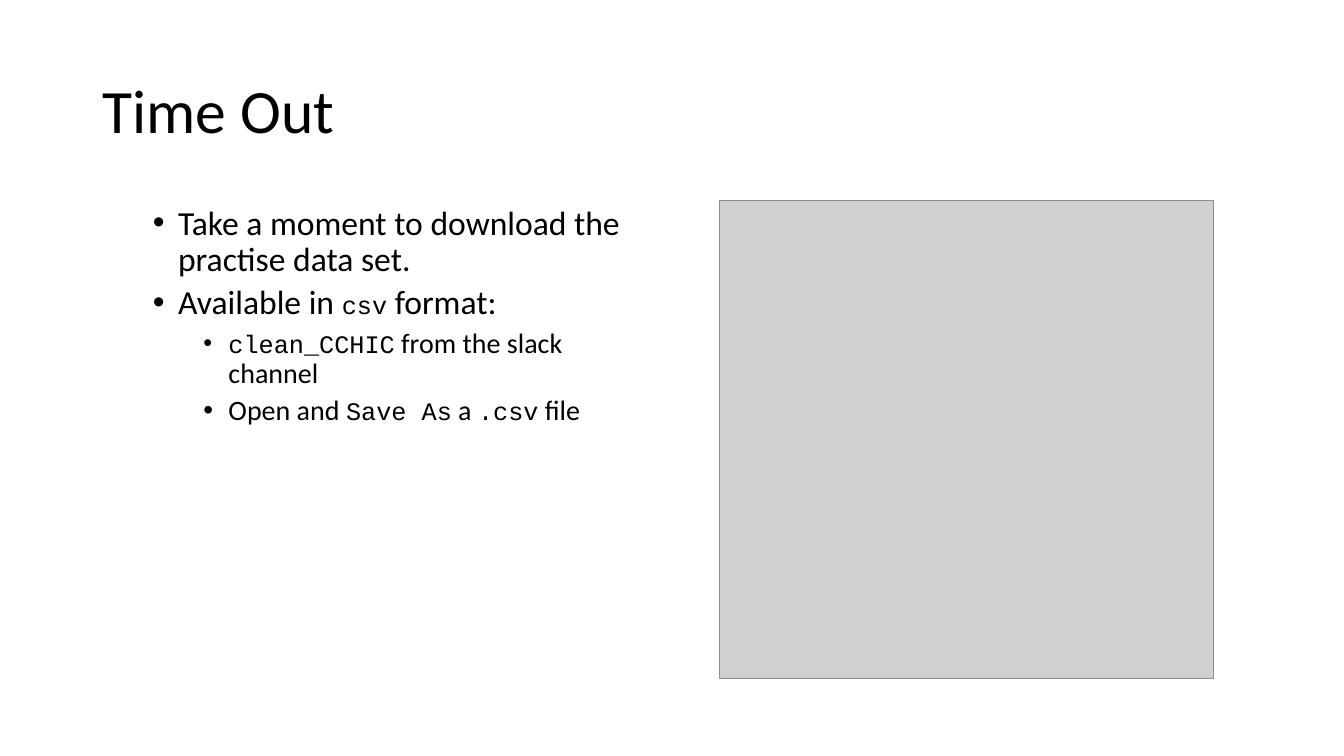
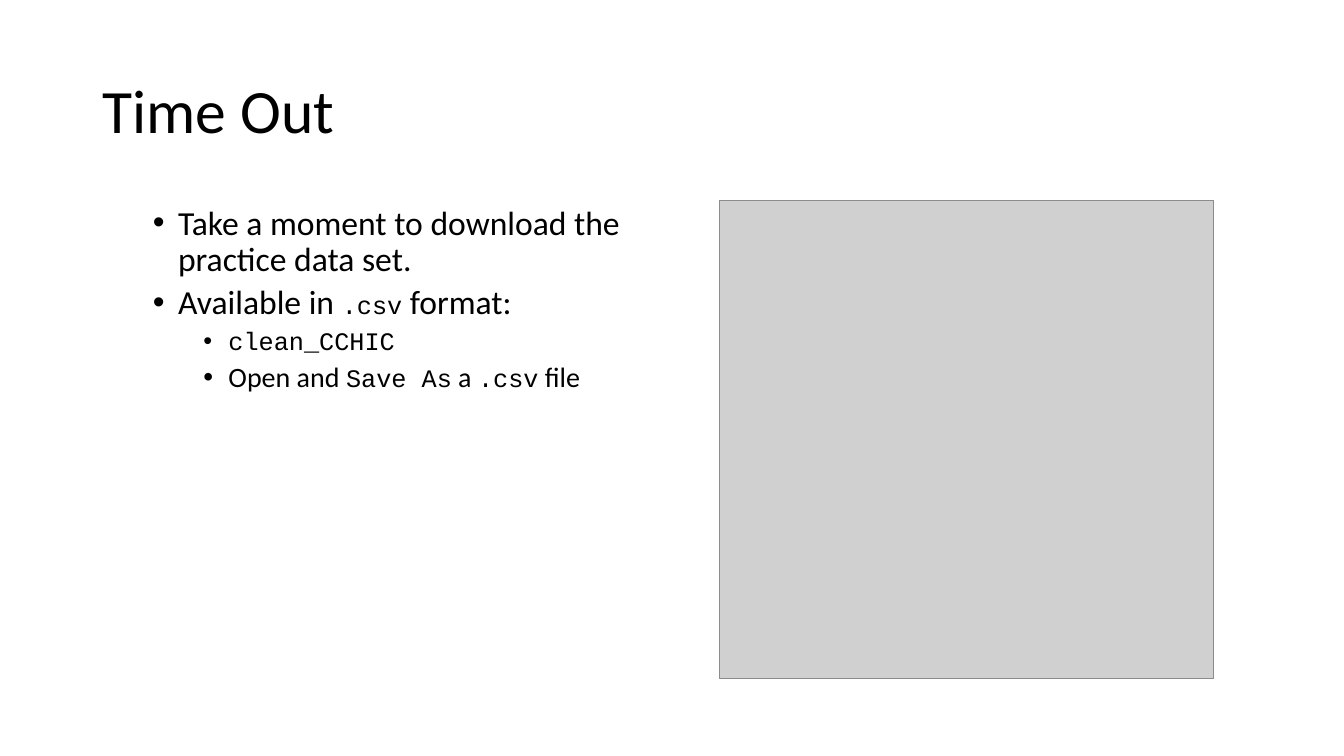
Before and after one commit to ClinicianCoders/ClinicianCoders, a slide deck: slide 6 of Workshops/Workshop3.pptx. Drawn at 1344x756 pixels with LibreOffice and Linux fonts; fonts in the diff are those of the drawing; grey boxes stand for pictures. Boxes give left, top, right and bottom in pixels: in the first picture for what was removed or moved away, otherwise in the second. Text is boxed around its words. In the diff, an @@ line names an element or a change of style, - is before the commit and + after.

```diff
--- a/Workshops/Workshop3.pptx
+++ b/Workshops/Workshop3.pptx
@@ text at [178, 211, 620, 353]: text changed @@
-  • Take a moment to download the practise data set.
-  • Available in csv format:
-    • clean_CCHIC from the slack channel
+  • Take a moment to download the practice data set.
+  • Available in .csv format:
+    • clean_CCHIC
```
Also in this commit, not shown: 4 other slides changed, 1 slide removed, 7 other files.
